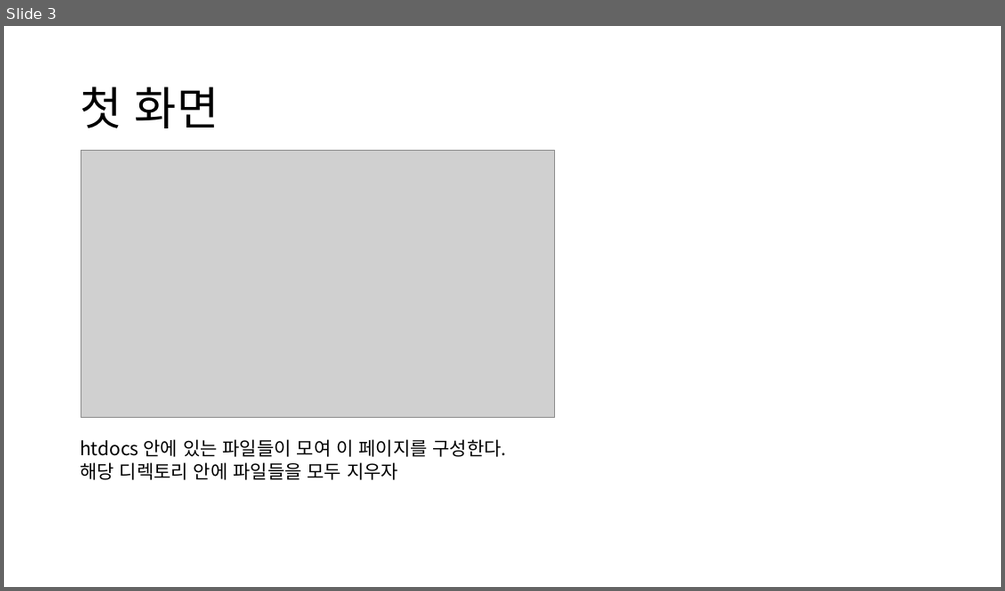
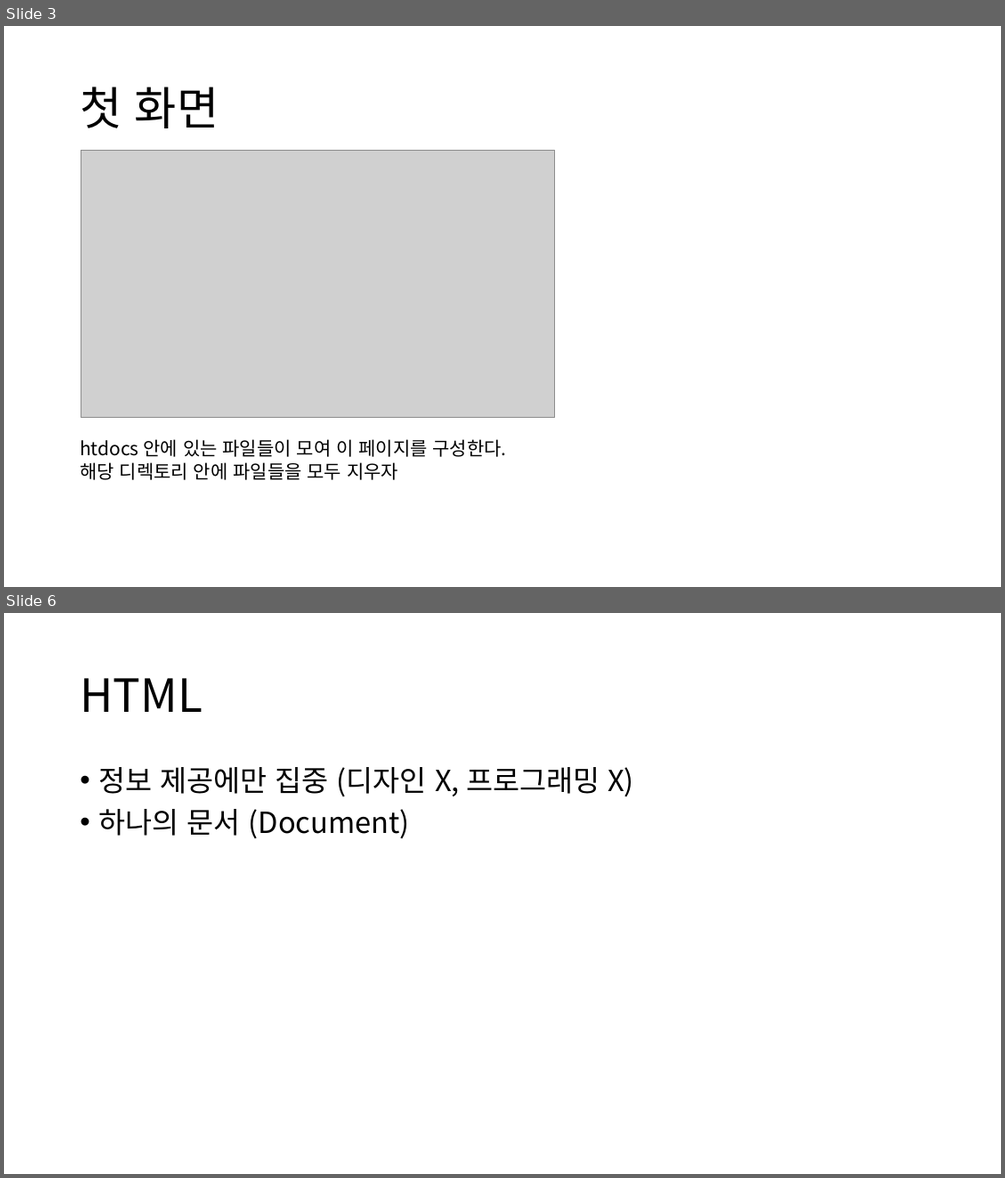
Before and after one commit to GNUCSAssistants/2021webprogramming, a slide deck: 수업/ppt/2. HTML.pptx. Shown one above the other, each under a label of ours: slide 3 before the commit, slides 3 and 6 after it; the slides between them are not shown. The pictures are 1005x591 and 1005x1178 pixels, drawn with LibreOffice and Linux fonts; fonts in the diff are those of the drawing; grey boxes stand for pictures. Boxes give left, top, right and bottom in pixels: in the first picture for what was removed or moved away, otherwise in the second. Text is boxed around its words. In the diff, an @@ line names an element or a change of style, - is before the commit and + after.

Commit message:
html

```diff
--- a/수업/ppt/2. HTML.pptx
+++ b/수업/ppt/2. HTML.pptx
@@ slide 6 added at box(4, 613, 1001, 1174), background #FFFFFF @@
@@ title added at box(80, 678, 202, 712), 44 pt, text #000000 @@
+HTML
@@ text added at box(98, 767, 634, 838), 28 pt, text #000000 @@
+• 정보 제공에만 집중 (디자인 X, 프로그래밍 X)
+• 하나의 문서 (Document)
```
Also in this commit, not shown: 2 slides changed, 13 other slides added, 8 other files.
